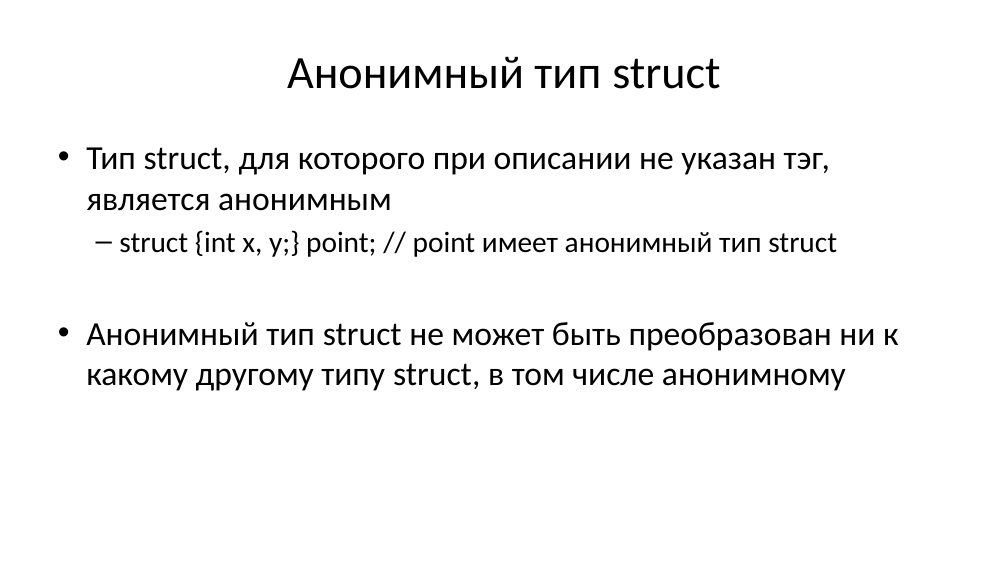
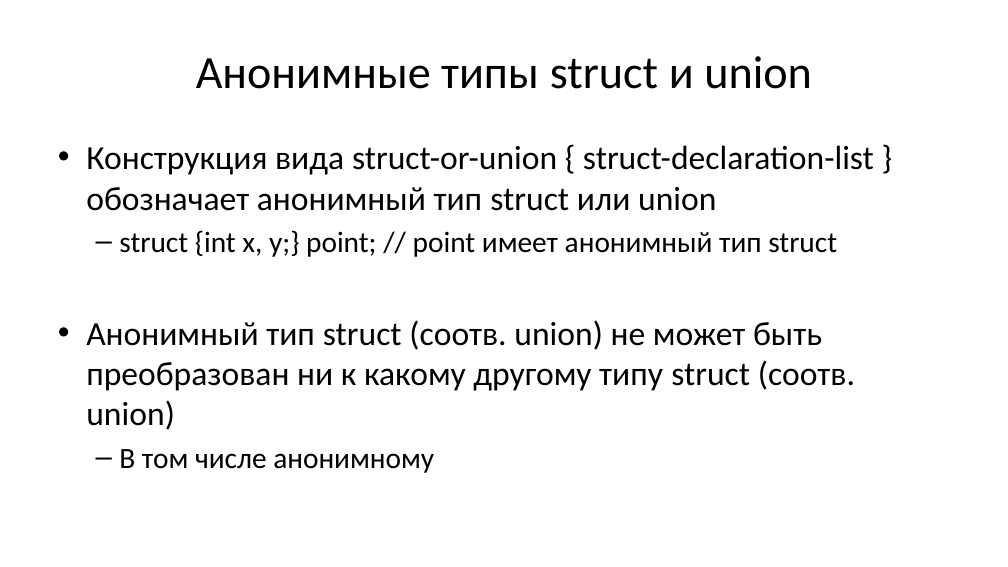
Before and after one commit to Evgueni-Petrov-aka-espetrov/Algorithms-and-Programming-in-C-pptx, a slide deck: slide 7 of 07 Структуры.pptx. Drawn at 1008x567 pixels with LibreOffice and Linux fonts; fonts in the diff are those of the drawing. Boxes give left, top, right and bottom in pixels: in the first picture for what was removed or moved away, otherwise in the second. Text is boxed around its words. In the diff, an @@ line names an element or a change of style, - is before the commit and + after.

```diff
--- a/07 Структуры.pptx
+++ b/07 Структуры.pptx
@@ title at (196,56,812,89): text changed @@
-Анонимный тип struct
+Анонимные типы struct и union
@@ text at (86,145,874,211): text changed @@
-• Тип struct, для которого при описании не указан тэг, является анонимным
+• Конструкция вида struct-or-union { struct-declaration-list } обозначает анонимный тип struct или union
@@ text at (86,320,855,473): text changed @@
-• Анонимный тип struct не может быть преобразован ни к какому другому типу struct, в том числе анонимному
+• Анонимный тип struct (соотв. union) не может быть преобразован ни к какому другому типу struct (соотв. union)
+  – В том числе анонимному
```
Also in this commit, not shown: 8 other slides changed, 7 slides added, 6 slides removed.
